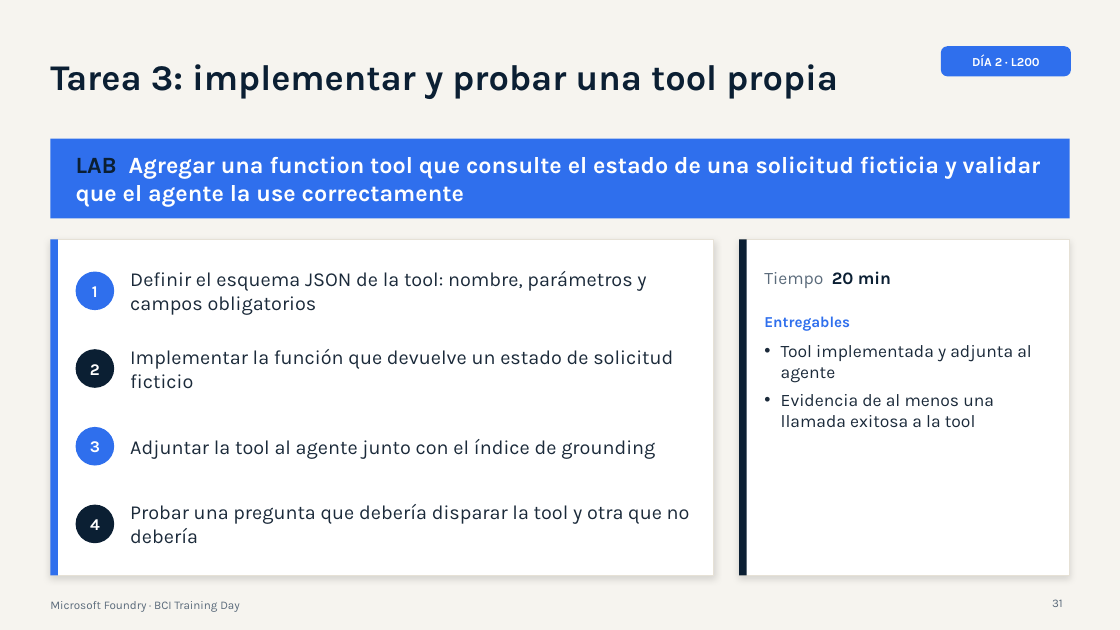
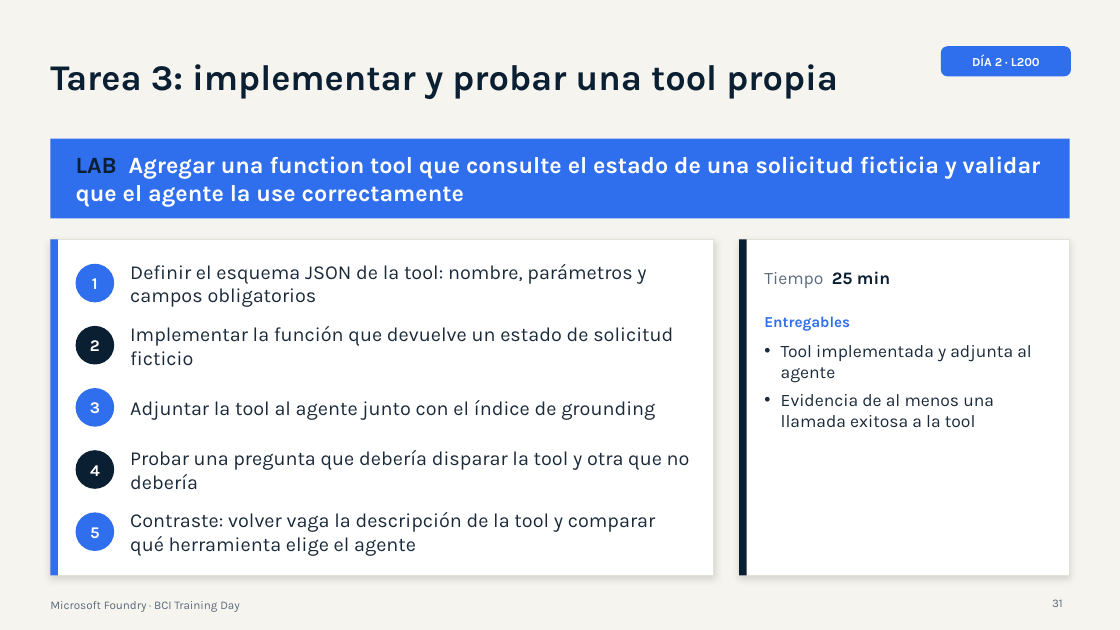
Before and after one commit to valegrajales/bci_workshop, a slide deck: slide 31 of presentaciones/BCI_Foundry_Dia2_L200_Agentes_RAG.pptx. Drawn at 1120x630 pixels with LibreOffice and Linux fonts; fonts in the diff are those of the drawing. Boxes give left, top, right and bottom in pixels: in the first picture for what was removed or moved away, otherwise in the second. Text is boxed around its words. In the diff, an @@ line names an element or a change of style, - is before the commit and + after.

```diff
--- a/presentaciones/BCI_Foundry_Dia2_L200_Agentes_RAG.pptx
+++ b/presentaciones/BCI_Foundry_Dia2_L200_Agentes_RAG.pptx
@@ text "1": place and size @@
-text "1" at <box>92,286,98,297</box>
+text "1" at <box>92,278,98,289</box>
@@ ellipse: place and size @@
-ellipse at <box>76,271,114,310</box>
+ellipse at <box>76,264,114,302</box>
@@ text "Definir el esquema JSON de ...": place and size @@
-text "Definir el esquema JSON de ..." at <box>130,271,646,315</box>
+text "Definir el esquema JSON de ..." at <box>130,264,646,307</box>
@@ text at <box>764,271,890,288</box>: text changed @@
-Tiempo 20 min
+Tiempo 25 min
@@ text "2": place and size @@
-text "2" at <box>90,364,100,375</box>
+text "2" at <box>90,340,100,351</box>
@@ ellipse: place and size @@
-ellipse at <box>76,350,114,388</box>
+ellipse at <box>76,326,114,365</box>
@@ text "Implementar la función que devuelve ...": place and size @@
-text "Implementar la función que devuelve ..." at <box>130,349,673,389</box>
+text "Implementar la función que devuelve ..." at <box>130,326,673,366</box>
@@ text "3": place and size @@
-text "3" at <box>90,441,100,452</box>
+text "3" at <box>90,402,100,413</box>
@@ ellipse: place and size @@
-ellipse at <box>76,427,114,465</box>
+ellipse at <box>76,388,114,427</box>
@@ text "Adjuntar la tool al agente ...": place and size @@
-text "Adjuntar la tool al agente ..." at <box>130,439,655,459</box>
+text "Adjuntar la tool al agente ..." at <box>130,400,655,420</box>
@@ text "Probar una pregunta que debería ...": place and size @@
-text "Probar una pregunta que debería ..." at <box>130,504,690,544</box>
+text "Probar una pregunta que debería ..." at <box>130,450,690,490</box>
@@ text "4": place and size @@
-text "4" at <box>90,519,100,530</box>
+text "4" at <box>90,465,100,476</box>
@@ ellipse: place and size @@
-ellipse at <box>76,505,114,544</box>
+ellipse at <box>76,450,114,489</box>
@@ ellipse added at <box>76,513,114,551</box>, fill #2F6FED @@
@@ text added at <box>90,527,100,538</box>, 14 pt, text #FFFFFF, bold @@
+5
@@ text added at <box>130,512,655,556</box>, 17 pt, text #1B2A3A @@
+Contraste: volver vaga la descripción de la tool y comparar qué herramienta elige el agente
```
Also in this commit, not shown: 7 other slides changed, 9 other files.
